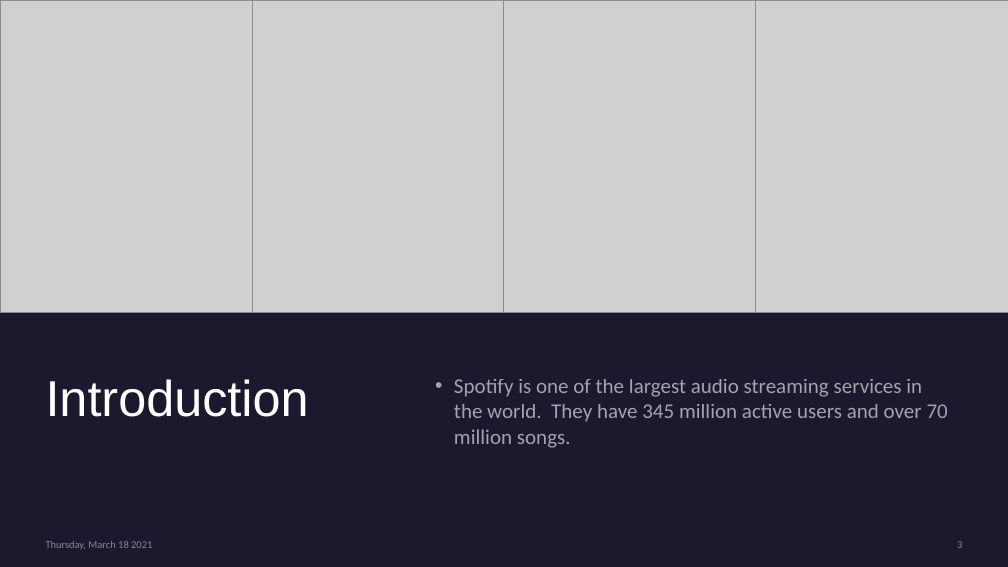
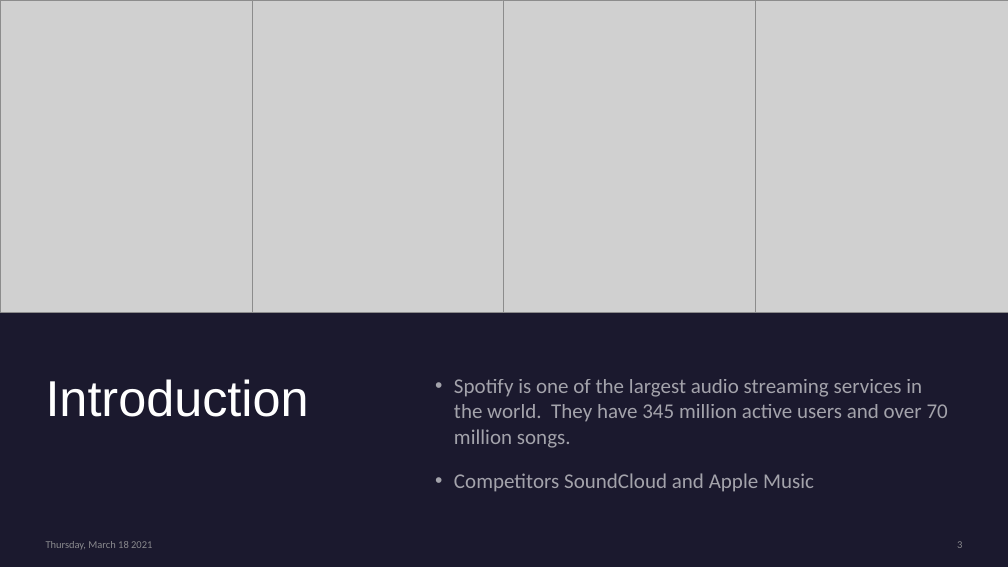
Before and after one commit to mbermont/Spotify_Project, a slide deck: slide 3 of docs/Utilizing Neural Networks To Categorize Songs.pptm. Drawn at 1008x567 pixels with LibreOffice and Linux fonts; fonts in the diff are those of the drawing; grey boxes stand for pictures. Boxes give left, top, right and bottom in pixels: in the first picture for what was removed or moved away, otherwise in the second. Text is boxed around its words. In the diff, an @@ line names an element or a change of style, - is before the commit and + after.

```diff
--- a/docs/Utilizing Neural Networks To Categorize Songs.pptm
+++ b/docs/Utilizing Neural Networks To Categorize Songs.pptm
@@ text at (454,473,814,492): paragraph added @@
+• Competitors SoundCloud and Apple Music
```
Also in this commit, not shown: 3 other files.
